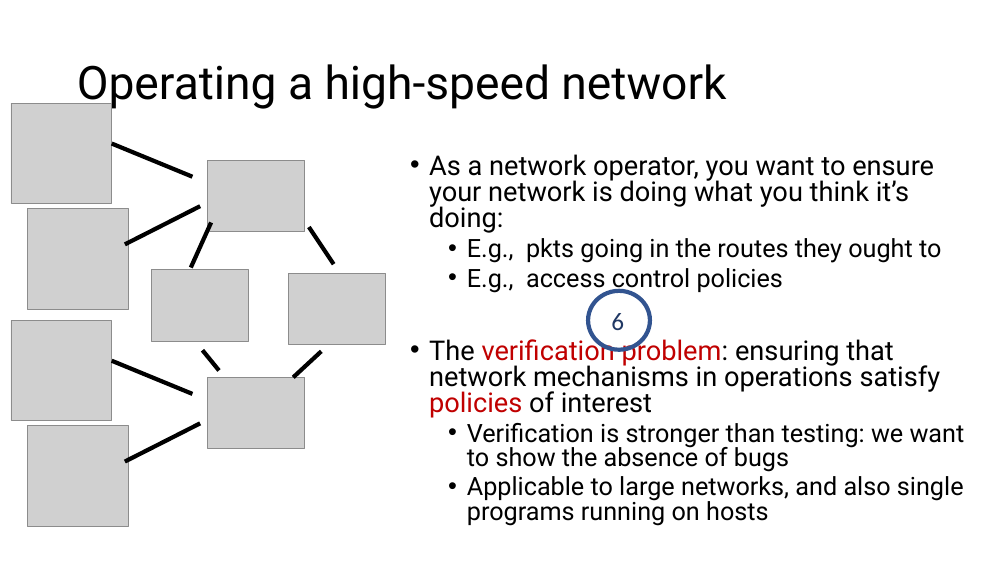
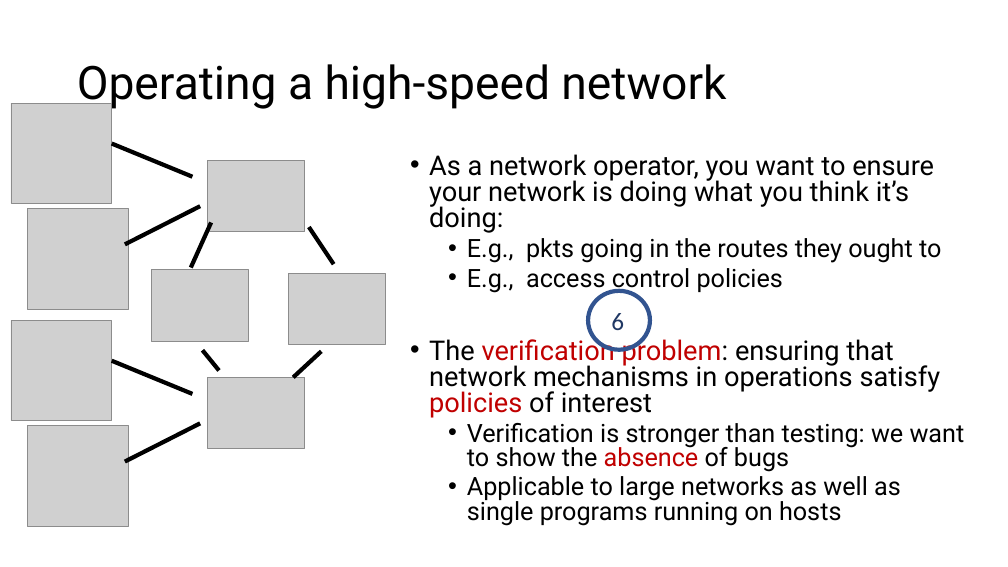
Before and after one commit to ngsrinivas/coursegen, a slide deck: slide 11 of ex/552-F20/staging/552-F20/lectures/03-problems.pptx. Drawn at 1008x567 pixels with LibreOffice and Linux fonts; fonts in the diff are those of the drawing; grey boxes stand for pictures. Boxes give left, top, right and bottom in pixels: in the first picture for what was removed or moved away, otherwise in the second. Text is boxed around its words. In the diff, an @@ line names an element or a change of style, - is before the commit and + after.

```diff
--- a/ex/552-F20/staging/552-F20/lectures/03-problems.pptx
+++ b/ex/552-F20/staging/552-F20/lectures/03-problems.pptx
@@ text at <box>467,423,965,472</box>: text colour #000000 to #C00000 in "absence" @@
@@ text at <box>467,476,901,526</box>: text changed @@
-  • Applicable to large networks, and also single programs running on hosts
+  • Applicable to large networks as well as single programs running on hosts
```
Also in this commit, not shown: 2 other slides changed, 1 other file.
